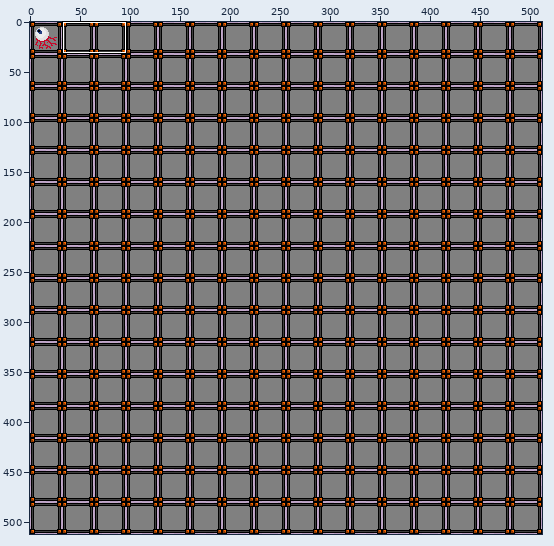
Sprite sheet: src/img/drop.png. Above: a wide view before the commit, with the close-up outlined.
Close-up. Old version:
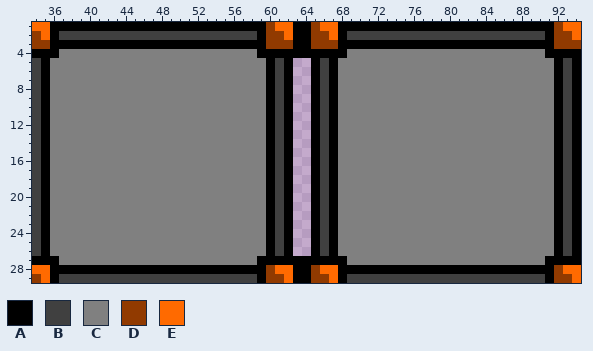
The file is 512x512 pixels. Colours within 5 levels of each other are drawn and written as one. Shown: x 34..94, y 1..29. The commit also changed other parts of the picture, which this record leaves out.
Palette (. is transparent): A #000000  B #404040  C #808080  D #913a00  E #ff6a00
Pixels before, first column x 34:
 1 EEAAAAAAAAAAAAAAAAAAAAAAAADEEAADEEAAAAAAAAAAAAAAAAAAAAAAAADEE
 2 DEABBBBBBBBBBBBBBBBBBBBBBADDEAADDEABBBBBBBBBBBBBBBBBBBBBBADDE
 3 DDAAAAAAAAAAAAAAAAAAAAAAAADDDAADDDAAAAAAAAAAAAAAAAAAAAAAAADDD
 4 AAACCCCCCCCCCCCCCCCCCCCCCAAAAAAAAAACCCCCCCCCCCCCCCCCCCCCCAAAA
 5 BACCCCCCCCCCCCCCCCCCCCCCCCABA..ABACCCCCCCCCCCCCCCCCCCCCCCCABA
 6 BACCCCCCCCCCCCCCCCCCCCCCCCABA..ABACCCCCCCCCCCCCCCCCCCCCCCCABA
 7 BACCCCCCCCCCCCCCCCCCCCCCCCABA..ABACCCCCCCCCCCCCCCCCCCCCCCCABA
 8 BACCCCCCCCCCCCCCCCCCCCCCCCABA..ABACCCCCCCCCCCCCCCCCCCCCCCCABA
 9 BACCCCCCCCCCCCCCCCCCCCCCCCABA..ABACCCCCCCCCCCCCCCCCCCCCCCCABA
10 BACCCCCCCCCCCCCCCCCCCCCCCCABA..ABACCCCCCCCCCCCCCCCCCCCCCCCABA
11 BACCCCCCCCCCCCCCCCCCCCCCCCABA..ABACCCCCCCCCCCCCCCCCCCCCCCCABA
12 BACCCCCCCCCCCCCCCCCCCCCCCCABA..ABACCCCCCCCCCCCCCCCCCCCCCCCABA
13 BACCCCCCCCCCCCCCCCCCCCCCCCABA..ABACCCCCCCCCCCCCCCCCCCCCCCCABA
14 BACCCCCCCCCCCCCCCCCCCCCCCCABA..ABACCCCCCCCCCCCCCCCCCCCCCCCABA
15 BACCCCCCCCCCCCCCCCCCCCCCCCABA..ABACCCCCCCCCCCCCCCCCCCCCCCCABA
16 BACCCCCCCCCCCCCCCCCCCCCCCCABA..ABACCCCCCCCCCCCCCCCCCCCCCCCABA
17 BACCCCCCCCCCCCCCCCCCCCCCCCABA..ABACCCCCCCCCCCCCCCCCCCCCCCCABA
18 BACCCCCCCCCCCCCCCCCCCCCCCCABA..ABACCCCCCCCCCCCCCCCCCCCCCCCABA
19 BACCCCCCCCCCCCCCCCCCCCCCCCABA..ABACCCCCCCCCCCCCCCCCCCCCCCCABA
20 BACCCCCCCCCCCCCCCCCCCCCCCCABA..ABACCCCCCCCCCCCCCCCCCCCCCCCABA
21 BACCCCCCCCCCCCCCCCCCCCCCCCABA..ABACCCCCCCCCCCCCCCCCCCCCCCCABA
22 BACCCCCCCCCCCCCCCCCCCCCCCCABA..ABACCCCCCCCCCCCCCCCCCCCCCCCABA
23 BACCCCCCCCCCCCCCCCCCCCCCCCABA..ABACCCCCCCCCCCCCCCCCCCCCCCCABA
24 BACCCCCCCCCCCCCCCCCCCCCCCCABA..ABACCCCCCCCCCCCCCCCCCCCCCCCABA
25 BACCCCCCCCCCCCCCCCCCCCCCCCABA..ABACCCCCCCCCCCCCCCCCCCCCCCCABA
26 BACCCCCCCCCCCCCCCCCCCCCCCCABA..ABACCCCCCCCCCCCCCCCCCCCCCCCABA
27 AAACCCCCCCCCCCCCCCCCCCCCCAAAAAAAAAACCCCCCCCCCCCCCCCCCCCCCAAAA
28 EEAAAAAAAAAAAAAAAAAAAAAAAADEEAADEEAAAAAAAAAAAAAAAAAAAAAAAADEE
29 DEABBBBBBBBBBBBBBBBBBBBBBADDEAADDEABBBBBBBBBBBBBBBBBBBBBBADDE
The result:
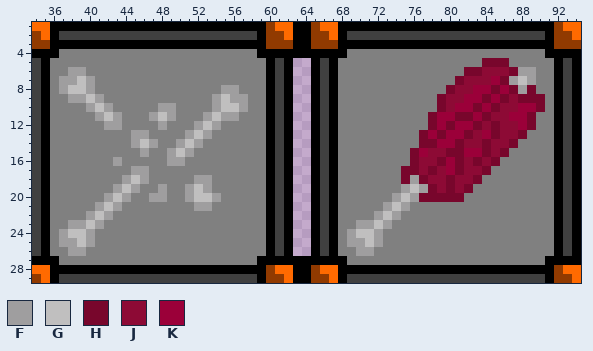
Colours new in this view: F #9f9e9f  G #c0bfbf  H #78062c  J #8d0a35  K #9b0039
Change:
y 5: x 84..86 CCC -> HHH
y 6: x 38..39 CC -> FF; x 82..89 CCCCCCCC -> HHJJJHFF
y 7: x 37..40 CCCC -> FFGF; x 81..89 CCCCCCCCC -> HJJJKHFGF
y 8: x 37..40 CCCC -> FGGF; x 55..56 CC -> FF; x 80..89 CCCCCCCCCC -> HJJKKHKHFH
y 9: x 38..41 CCCC -> FFGF; x 54..57 CCCC -> FGFF; x 79..90 CCCCCCCCCCCC -> HJJKKHKHJHHH
y 10: x 40..42 CCC -> FGF; x 48..49 CC -> FF; x 54..57 CCCC -> FGGF; x 79..90 CCCCCCCCCCCC -> HJKKHKHJJKKH
y 11: x 41..43 CCC -> FGF; x 47..49 CCC -> FGF; x 53..56 CCCC -> FGFF; x 78..89 CCCCCCCCCCCC -> HKKHHKHJJKKH
y 12: x 42..43 CC -> FF; x 48 C -> F; x 52..54 CCC -> FGF; x 78..89 CCCCCCCCCCCC -> HKHKKHJHJJKH
y 13: x 45..46 CC -> FF; x 51..53 CCC -> FGF; x 77..88 CCCCCCCCCCCC -> HKHKKHJKHJJH
y 14: x 45..47 CCC -> FGF; x 50..52 CCC -> FGF; x 77..87 CCCCCCCCCCC -> HHKKHJJHJJH
y 15: x 46 C -> F; x 49..51 CCC -> FGF; x 76..86 CCCCCCCCCCC -> HKJJHHKKHJH
y 16: x 43 C -> F; x 49..50 CC -> FF; x 76..85 CCCCCCCCCC -> HJJHKHJHJH
y 17: x 45..46 CC -> FF; x 75..84 CCCCCCCCCC -> HHJHJKHJJH
y 18: x 44..46 CCC -> FGF; x 52..53 CC -> FF; x 75..83 CCCCCCCCC -> HFHJJHJJH
y 19: x 43..45 CCC -> FGF; x 48 C -> F; x 51..53 CCC -> FGF; x 75..82 CCCCCCCC -> FGFHJHJH
y 20: x 42..44 CCC -> FGF; x 47..48 CC -> FF; x 51..54 CCCC -> FGGF; x 74..81 CCCCCCCC -> FGFHHHHH
y 21: x 41..43 CCC -> FGF; x 52..53 CC -> FF; x 73..75 CCC -> FGF
y 22: x 40..42 CCC -> FGF; x 72..74 CCC -> FGF
y 23: x 38..41 CCCC -> FFGF; x 70..73 CCCC -> FFGF
y 24: x 37..40 CCCC -> FGGF; x 69..72 CCCC -> FGGF
y 25: x 37..40 CCCC -> FFGF; x 69..72 CCCC -> FFGF
y 26: x 38..39 CC -> FF; x 70..71 CC -> FF
